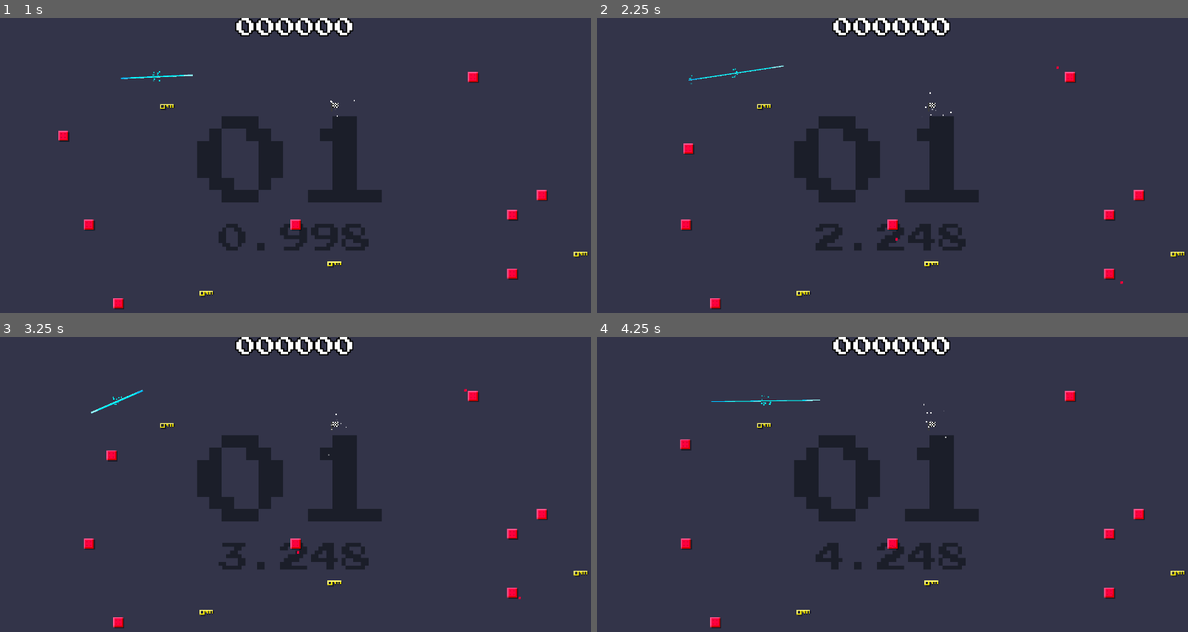
Above: before the commit, frames 1-4 (two rows, left to right).
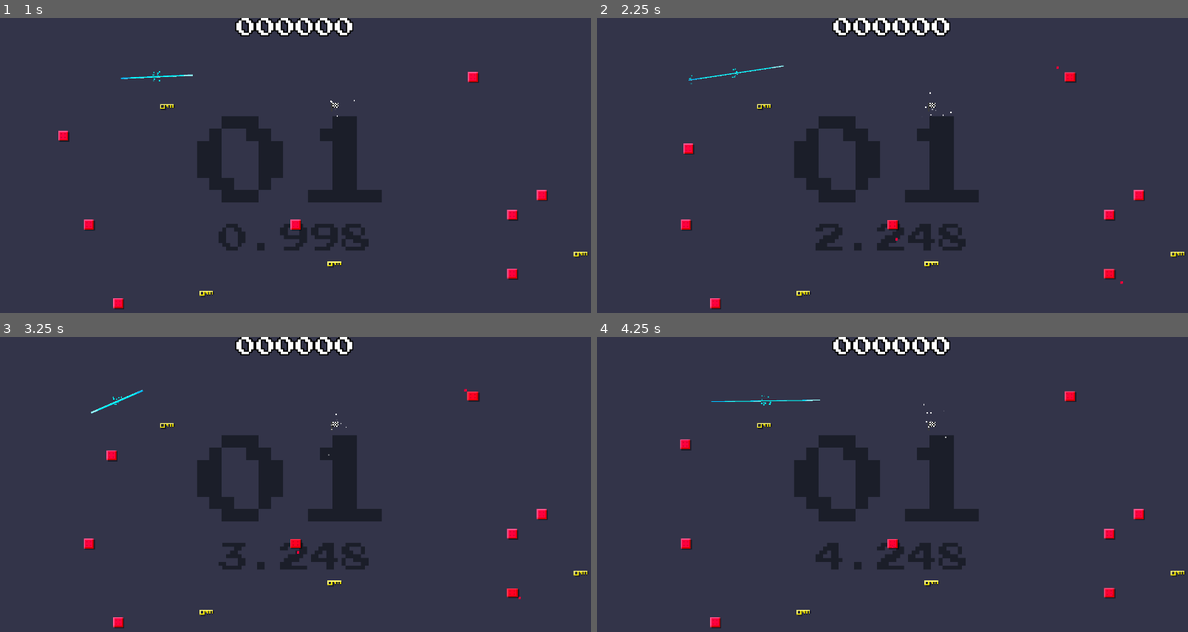
Above: after the commit, the same moments.

Repository: veprogames/gododger
Game: Godot game, scene res://level/level.tscn
Same seed, same stepped clock (60 frames per second), same inputs: the game is played once before the commit and once after it.
Inputs (mouse positions are in pixels of both pictures, inside the frame that each line leads up to):
- Up to frame 1 (1 s): move the mouse to (325, 165) at 0.52 s
- Up to frame 2 (2.25 s): move the mouse to (862, 165) at 1.27 s; move the mouse to (904, 159) at 2.02 s
- Up to frame 3 (3.25 s): move the mouse to (289, 490) at 2.77 s
- Up to frame 4 (4.25 s): move the mouse to (933, 487) at 3.52 s

Frame 1 is identical in both runs. In frame 2, less than 0.1% of the frame differs, in the area x 49-88%, y 18-89%; in frame 3, 0.2%; in frame 4, less than 0.1%.

Commit message:
enemy shoot animation

Diff:
--- a/behavior/shoot/periodic_shoot_behavior.gd
+++ b/behavior/shoot/periodic_shoot_behavior.gd
@@ -19,6 +19,7 @@
 	timer.wait_time = 0.5 / (get_bpm_rate() * speed)
 
 func shoot_pattern() -> void:
+	enemy.play_shoot_animation()
 	for i in range(count):
 		var a := i / (count as float) * TAU
 		shoot(a + offset + rotate_speed * elapsed, bullet_speed)
--- a/enemy/enemy.gd
+++ b/enemy/enemy.gd
@@ -1,2 +1,7 @@
 class_name Enemy
 extends Area2D
+
+@onready var animation_player := $AnimationPlayer as AnimationPlayer
+
+func play_shoot_animation() -> void:
+	animation_player.play("shoot")
--- a/enemy/enemy.tscn
+++ b/enemy/enemy.tscn
@@ -1,10 +1,60 @@
-[gd_scene load_steps=4 format=3 uid="uid://b3sfwgdvwgcs8"]
+[gd_scene load_steps=7 format=3 uid="uid://b3sfwgdvwgcs8"]
 
 [ext_resource type="Texture2D" uid="uid://drufhuxdr1bij" path="res://enemy/enemy.png" id="1_6jrjr"]
 [ext_resource type="Script" path="res://enemy/enemy.gd" id="1_xwy6h"]
 
 [sub_resource type="RectangleShape2D" id="RectangleShape2D_0w0is"]
 size = Vector2(8, 8)
+
+[sub_resource type="Animation" id="Animation_5twcp"]
+resource_name = "shoot"
+length = 0.25
+step = 0.05
+tracks/0/type = "value"
+tracks/0/imported = false
+tracks/0/enabled = true
+tracks/0/path = NodePath("Sprite2D:scale")
+tracks/0/interp = 1
+tracks/0/loop_wrap = true
+tracks/0/keys = {
+"times": PackedFloat32Array(0, 0.05, 0.25),
+"transitions": PackedFloat32Array(1, 1, 1),
+"update": 0,
+"values": [Vector2(1, 1), Vector2(1.15, 0.87), Vector2(1, 1)]
+}
+tracks/1/type = "value"
+tracks/1/imported = false
+tracks/1/enabled = true
+tracks/1/path = NodePath("Sprite2D:modulate")
+tracks/1/interp = 1
+tracks/1/loop_wrap = true
+tracks/1/keys = {
+"times": PackedFloat32Array(0, 0.05, 0.25),
+"transitions": PackedFloat32Array(1, 1, 1),
+"update": 0,
+"values": [Color(1, 1, 1, 1), Color(1, 0.541176, 0.478431, 1), Color(1, 1, 1, 1)]
+}
+
+[sub_resource type="Animation" id="Animation_2xje3"]
+length = 0.001
+tracks/0/type = "value"
+tracks/0/imported = false
+tracks/0/enabled = true
+tracks/0/path = NodePath("Sprite2D:modulate")
+tracks/0/interp = 1
+tracks/0/loop_wrap = true
+tracks/0/keys = {
+"times": PackedFloat32Array(0),
+"transitions": PackedFloat32Array(1),
+"update": 0,
+"values": [Color(1, 1, 1, 1)]
+}
+
+[sub_resource type="AnimationLibrary" id="AnimationLibrary_k11h6"]
+_data = {
+"RESET": SubResource("Animation_2xje3"),
+"shoot": SubResource("Animation_5twcp")
+}
 
 [node name="Enemy" type="Area2D"]
 script = ExtResource("1_xwy6h")
@@ -23,3 +73,8 @@
 
 [node name="CollisionShape2D" type="CollisionShape2D" parent="."]
 shape = SubResource("RectangleShape2D_0w0is")
+
+[node name="AnimationPlayer" type="AnimationPlayer" parent="."]
+libraries = {
+"": SubResource("AnimationLibrary_k11h6")
+}
